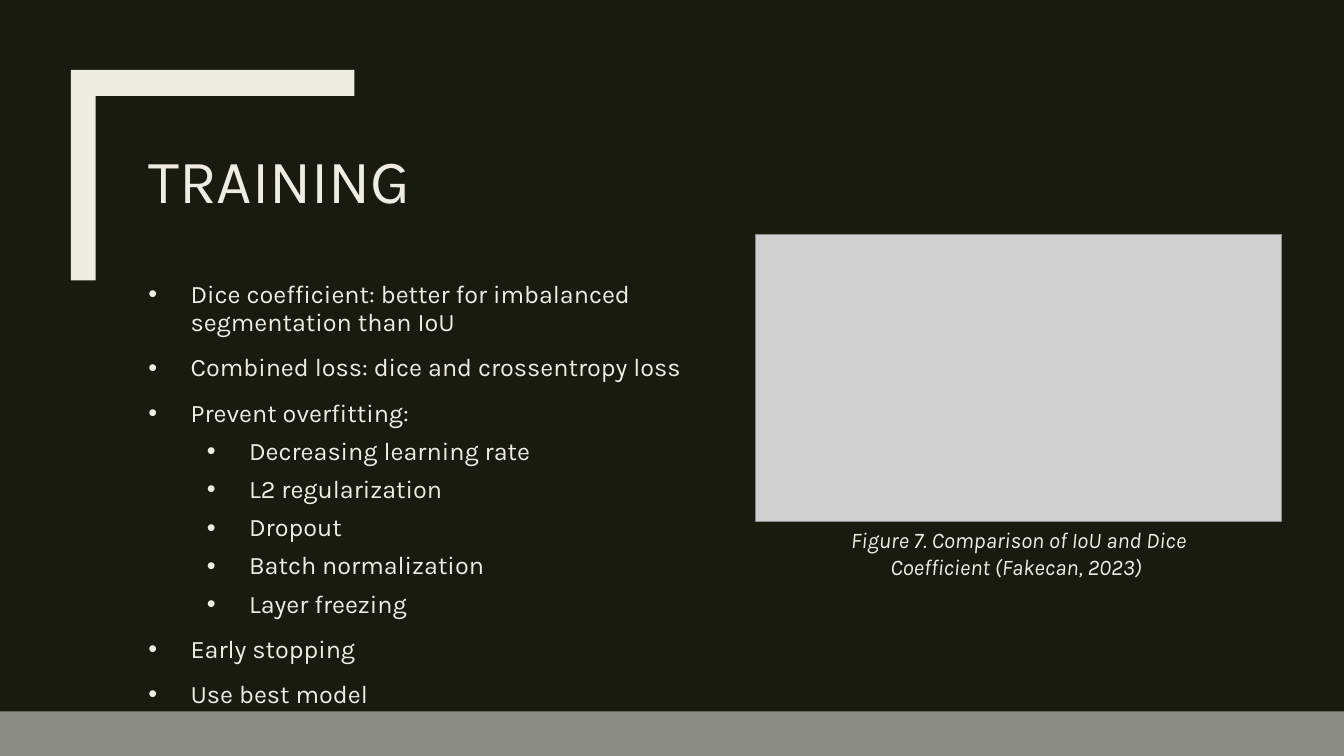
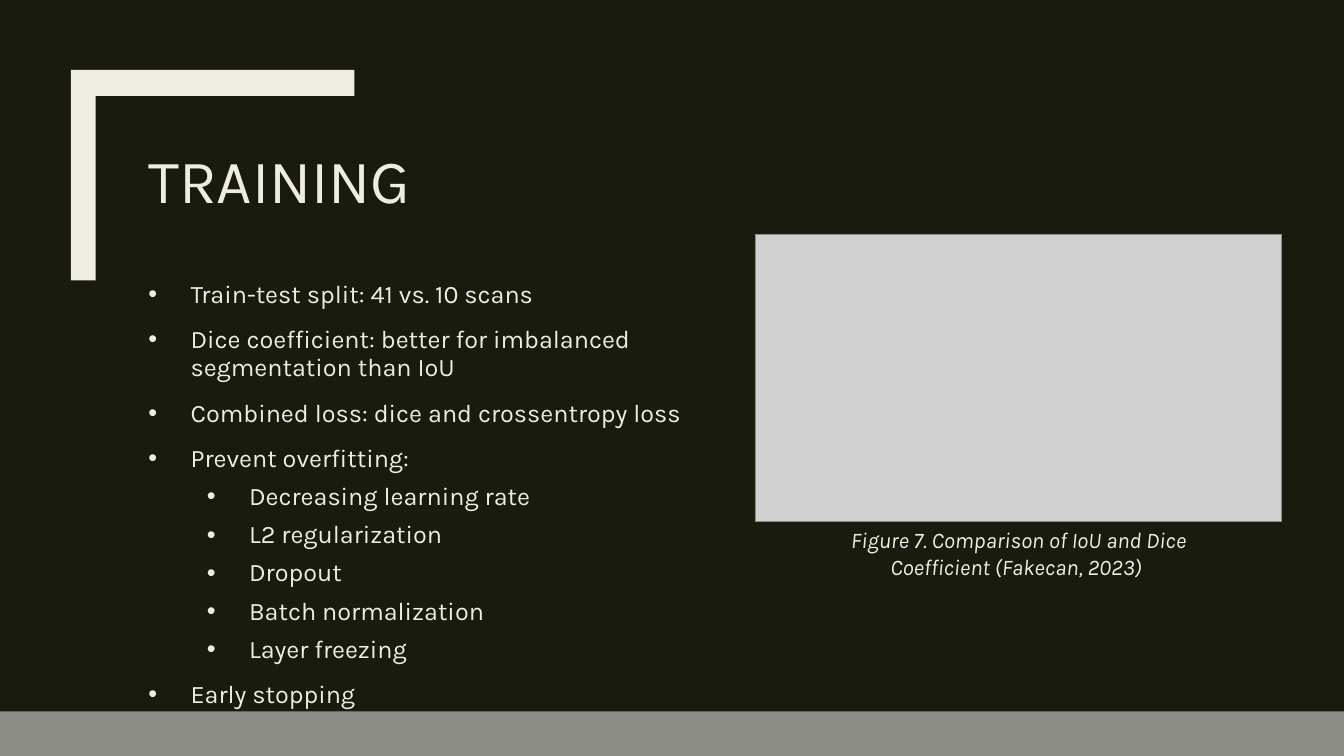
Before and after one commit to rportm/cv_hslu_24, a slide deck: slide 13 of Presentation.pptx. Drawn at 1344x756 pixels with LibreOffice and Linux fonts; fonts in the diff are those of the drawing; grey boxes stand for pictures. Boxes give left, top, right and bottom in pixels: in the first picture for what was removed or moved away, otherwise in the second. Text is boxed around its words. In the diff, an @@ line names an element or a change of style, - is before the commit and + after.

Commit message:
presentation final version

```diff
--- a/Presentation.pptx
+++ b/Presentation.pptx
@@ text at box(191, 285, 533, 309): paragraph added @@
+• Train-test split: 41 vs. 10 scans
@@ text at box(191, 686, 368, 704): paragraph removed @@
-• Use best model
```
Also in this commit, not shown: 1 other slide changed, 1 other file.
